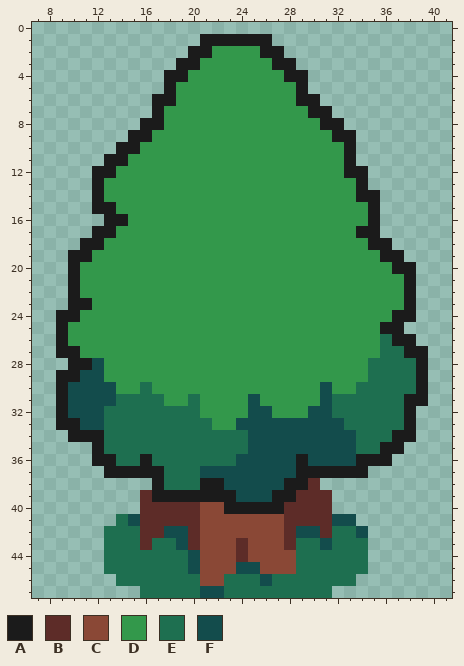
Pixel-art sprite -- Roguelike_unity/Assets/Art/Environment/Tree_3.png. Above: the version before the commit.
The file is 48x48 pixels. Shown: x 7..41, y 0..47.
Palette (. is transparent): A #1b1b1b  B #5d2c28  C #8a4836  D #33984b  E #1e6f50  F #134c4c
Once edited:
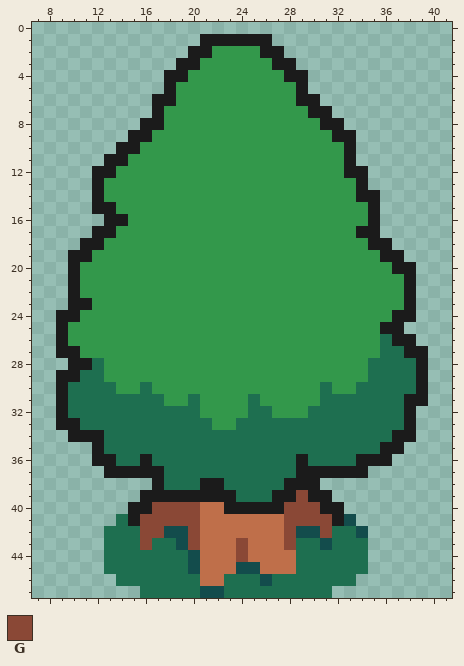
Colours new in this view: G #8a4836
Difference:
colour C: #8a4836 -> #bf6f4a
Changed rows in their new state; - is a pixel that keeps its letter.
first column x 10:
28 --E---------------------
29 -EE---------------------
30 EEEE-----------------E--
31 EEEE-----------E-----E--
32 EEE------------EE---EE--
33 -EE-----------EEEEEEEEE-
34 ---------------EEEEEEEEE
35 ---------------EEEEEEEEE
36 --------------EEEEE-EEEE
37 -----------EEEEEEEE-----
38 -------------EEEEE--A---
39 ------A-------EEE--GAA--
40 -----AAGGGG-------GGGAA-
41 -----AGGGGG-------GGGGA-
42 ------GG--G-------G--G--
43 ------G---G---G---G-----
44 --------------G---------
Changed places in both pictures, as pixel boxes (x1, y1, x2, y2):
changed: (68, 358, 116, 430)
changed: (128, 382, 356, 586)
